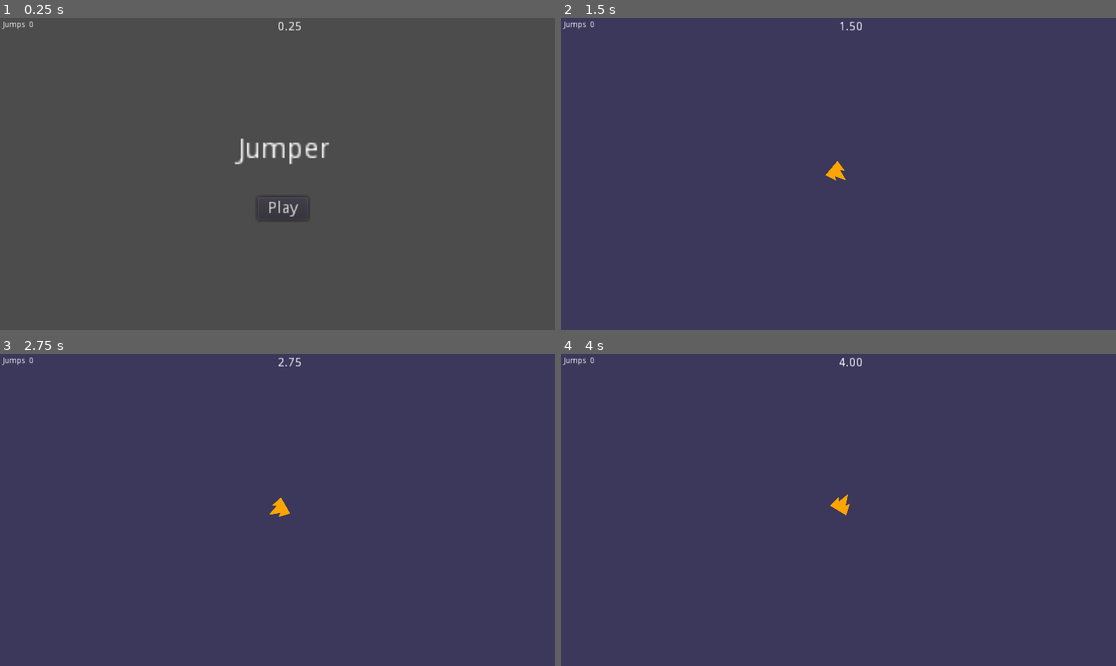
Above: before the commit, frames 1-4 (two rows, left to right).
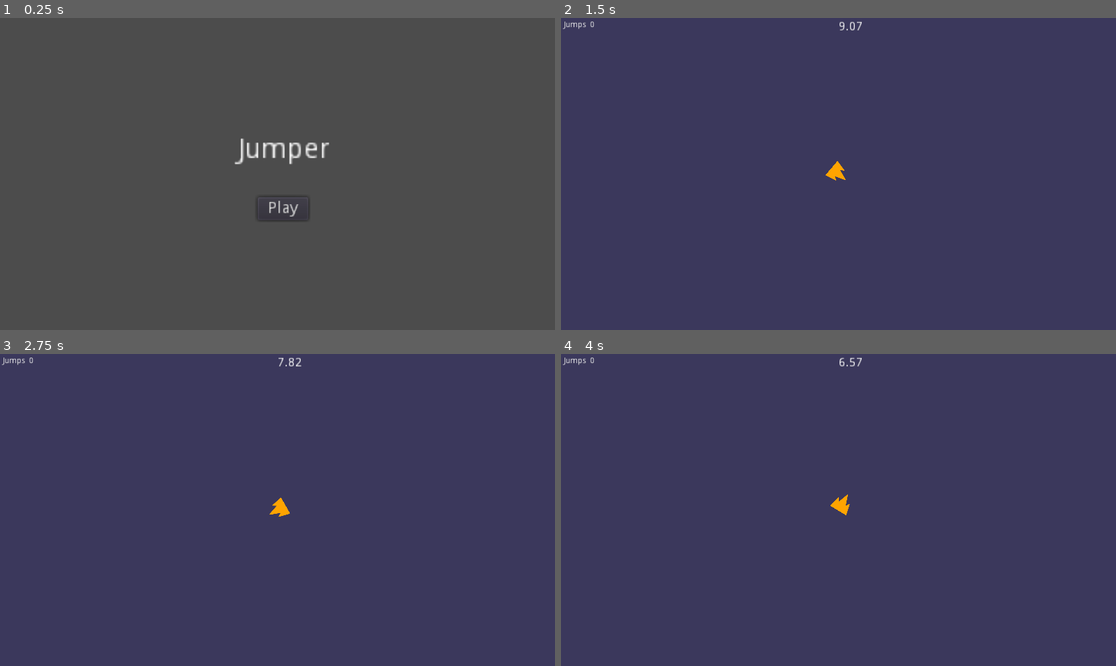
Above: after the commit, the same moments.

Repository: sombrerosheep/jumper
Game: Godot game, scene res://scenes/Main.tscn
Same seed, same stepped clock (60 frames per second), same inputs: the game is played once before the commit and once after it.
Inputs:
- Up to frame 1 (0.25 s): no input
- Up to frame 2 (1.5 s): click "Play" at 0.5 s; tap Enter at 1.25 s; hold D (right) from 1.28 s (still down)
- Up to frame 3 (2.75 s): release D (right) at 2.03 s; hold S (down) from 2.03 s (still down)
- Up to frame 4 (4 s): release S (down) at 2.78 s; hold D (right) 2.78-3.53 s; hold W (up) from 3.53 s (still down)

The runs differ from the first frame. In frame 1, less than 0.1% of the frame differs, in the area x 0-55%, y 1-5%; in frame 2, less than 0.1%; in frame 3, less than 0.1%; in frame 4, less than 0.1%.

Commit message:
main menu + game transitions

Diff:
--- a/scenes/Main.tscn
+++ b/scenes/Main.tscn
@@ -1,6 +1,5 @@
-[gd_scene load_steps=3 format=2]
+[gd_scene load_steps=2 format=2]
 
-[ext_resource path="res://scenes/Game.tscn" type="PackedScene" id=1]
 [ext_resource path="res://scripts/Main.gd" type="Script" id=5]
 
 [node name="Main" type="Node2D"]
@@ -38,7 +37,6 @@
 size_flags_stretch_ratio = 0.0
 text = "Play"
 
-[node name="Game" parent="." instance=ExtResource( 1 )]
-position = Vector2( 960, 540 )
+[node name="GameRoot" type="Node2D" parent="."]
 
 [connection signal="pressed" from="UI/StartGame" to="." method="_on_StartGame_pressed"]
--- a/scripts/Game.gd
+++ b/scripts/Game.gd
@@ -1,25 +1,35 @@
 extends Node2D
 
-var screen_size
-var jumps = 0
-var play_time = 0.0
+signal game_over
+
+enum GameState {PLAYING, GAME_OVER}
+
+var state = GameState.GAME_OVER
+
+var init_play_time: float = 10.0
+var portal_bonus: float = 0.0
+
+var jumps: int = 0
+var play_time: float = 0.0
 var world_sz: Vector2 = Vector2(4000, 2500)
-var half_world_sz: Vector2 = world_sz / 2
 
 # Called when the node enters the scene tree for the first time.
 func _ready():
-	screen_size = get_viewport_rect().size
+	hide()
+
+func start():
+	$HUD.show()
+	show()
+	state = GameState.PLAYING
 	$MainCamera.set_target($Ship)
-	#$HUD.track_node($Ship)
-	#$HUD.track_node($Jump)
 	new_game()
 
 func new_game():
 	$World.init(world_sz)
 	$MainCamera.set_bounds(world_sz)
 	jumps = 0
-	var player_start = Vector2.ZERO
-	player_start = Vector2(0,0)
+	play_time = init_play_time
+	var player_start: Vector2 = Vector2(0,0)
 	$Ship.start(player_start, world_sz)
 
 	setup_level()
@@ -29,14 +39,48 @@
 	$PortalMarker.position.x = rand_range(portal_buffer, world_sz.x - (portal_buffer * 2)) - world_sz.x / 2
 	$PortalMarker.position.y = rand_range(portal_buffer, world_sz.y - (portal_buffer * 2)) - world_sz.y / 2
 
+	# var dist: Vector2 = $PortalMaker.position - $Ship.position
+	print($PortalMarker.position)
+	print($Ship.position)
+
 	$Portal.start($PortalMarker.position)
+
+func is_out_of_bounds(rec: Rect2) -> bool:
+	var half_bx = world_sz.x / 2
+	var half_by = world_sz.y / 2
+
+	if rec.position.x - rec.size.x / 2 < -half_bx:
+		return true
+	if rec.position.x + rec.size.x / 2 > half_bx:
+		return true
+	if rec.position.y - rec.size.y / 2 < -half_by:
+		return true
+	if rec.position.y + rec.size.y / 2 > half_by:
+		return true
+
+	return false
 
 # Called every frame. 'delta' is the elapsed time since the previous frame.
 func _process(delta):
-	play_time += delta
-	$HUD.update_playtime(play_time)
+	match state:
+		GameState.PLAYING:
+			play_time -= delta
+			$HUD.update_playtime(play_time)
+
+			if is_out_of_bounds($Ship.get_rect()):
+				state = GameState.GAME_OVER
+
+			if play_time < 0.0:
+				state = GameState.GAME_OVER
+				play_time = 0.0
+		GameState.GAME_OVER:
+			$Ship.shutdown()
+			emit_signal("game_over")
+		_:
+			pass
 
 func _on_ship_jump():
 	jumps += 1
+	play_time += portal_bonus
 	$HUD.set_jumps(jumps)
 	setup_level()
--- a/scripts/HUD.gd
+++ b/scripts/HUD.gd
@@ -4,7 +4,7 @@
 
 # Called when the node enters the scene tree for the first time.
 func _ready():
-	pass # Replace with function body.
+	hide()
 
 # Called every frame. 'delta' is the elapsed time since the previous frame.
 func _process(delta):
--- a/scripts/Main.gd
+++ b/scripts/Main.gd
@@ -1,5 +1,6 @@
 extends Node2D
 
+var game_scene = preload("res://scenes/Game.tscn").instance()
 
 # Declare member variables here. Examples:
 # var a = 2
@@ -8,9 +9,7 @@
 
 # Called when the node enters the scene tree for the first time.
 func _ready():
-	$Game.hide()
-	#$Game.disable()
-	pass # Replace with function body.
+	pass
 
 
 # Called every frame. 'delta' is the elapsed time since the previous frame.
@@ -19,6 +18,12 @@
 
 
 func _on_StartGame_pressed():
-	#$Game.enable()
 	$UI.hide()
-	$Game.show()
+	get_node("GameRoot").add_child(game_scene)
+	game_scene.start()
+	game_scene.connect("game_over", self, "_on_Game_game_over")
+
+
+func _on_Game_game_over():
+	$UI.show()
+	get_node("GameRoot").remove_child(game_scene)
--- a/scripts/Ship.gd
+++ b/scripts/Ship.gd
@@ -1,10 +1,10 @@
 extends KinematicBody2D
 
-export var speed = 400
-export var max_velocity = 200
-export var rotation_speed = 3.5
+var speed = 400
+var max_velocity = 200
+var rotation_speed = 3.5
 
-var can_control: bool = true
+var is_active: bool = false
 
 var bounds: Vector2
 var velocity: Vector2
@@ -17,28 +17,15 @@
 func start(pos: Vector2,  b: Vector2):
 	position = pos
 	bounds = b
-	can_control = true
+	is_active = true
 	show()
 
-func is_out_of_bounds() -> bool:
-	var half_bx = bounds.x / 2
-	var half_by = bounds.y / 2
-	var sz: Vector2 = $Sprite.get_rect().size
-
-	if position.x - sz.x / 2 < -half_bx:
-		return true
-	if position.x + sz.x / 2 > half_bx:
-		return true
-	if position.y - sz.y / 2 < -half_by:
-		return true
-	if position.y + sz.y / 2 > half_by:
-		return true
-
-	return false
+func get_rect() -> Rect2:
+	return Rect2(position, $Sprite.get_rect().size)
 
 # Called every frame. 'delta' is the elapsed time since the previous frame.
 func _physics_process(delta: float) -> void:
-	if can_control == true:
+	if is_active == true:
 		if Input.is_action_pressed("left"):
 			rotation -= rotation_speed * delta
 
@@ -68,6 +55,5 @@
 	velocity.x -= velocity.x * .25 * delta
 	velocity.y -= velocity.y * .25 * delta
 
-	# if is_out_of_bounds() == true:
-		# can_control = false
-		# print("ship is out of bounds!")
+func shutdown():
+	is_active = false
